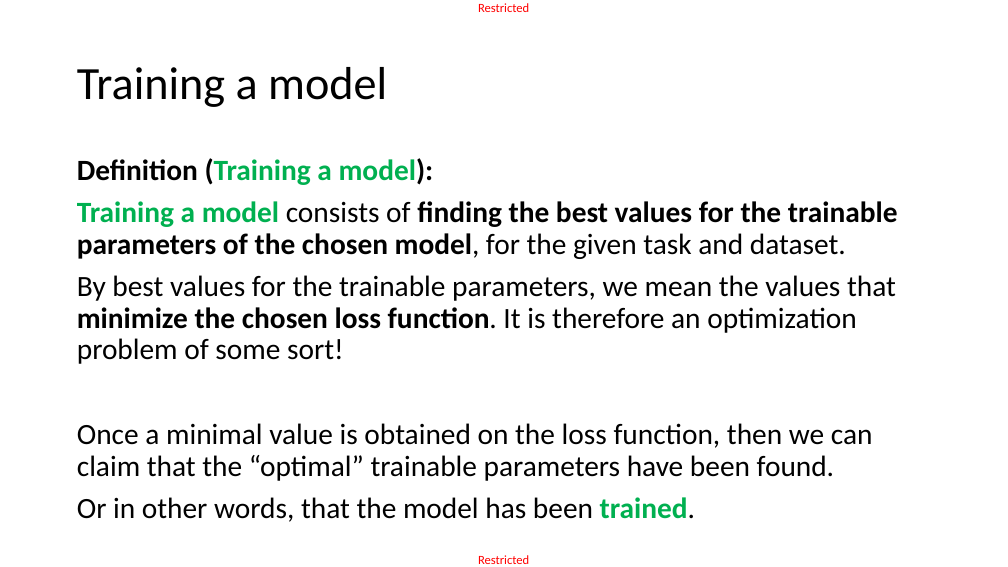
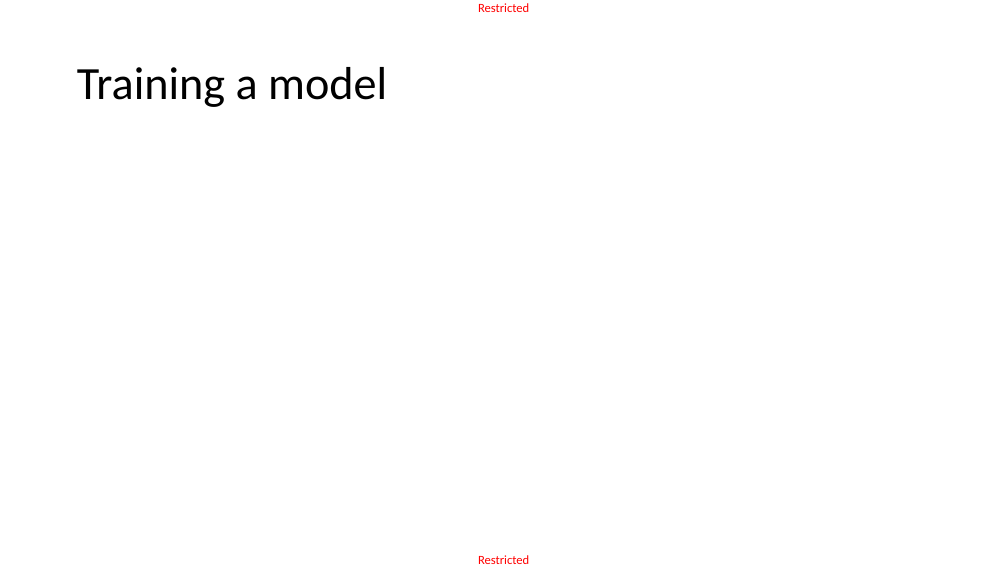
Before and after one commit to matthieudemari/SUTD_DL_50_039, a slide deck: slide 59 of W1/1. W1S1 final/W1S1.pptx. Drawn at 1008x567 pixels with LibreOffice and Linux fonts; fonts in the diff are those of the drawing; grey boxes stand for pictures. Boxes give left, top, right and bottom in pixels: in the first picture for what was removed or moved away, otherwise in the second. Text is boxed around its words. In the diff, an @@ line names an element or a change of style, - is before the commit and + after.

```diff
--- a/W1/1. W1S1 final/W1S1.pptx
+++ b/W1/1. W1S1 final/W1S1.pptx
@@ text removed at (77,158,898,522) @@
-Definition (Training a model):
-Training a model consists of finding the best values for the trainable parameters of the chosen model, for the given task and dataset.
-By best values for the trainable parameters, we mean the values that minimize the chosen loss function. It is therefore an optimization problem of some sort!
-Once a minimal value is obtained on the loss function, then we can claim that the “optimal” trainable parameters have been found.
-Or in other words, that the model has been trained.
```
Also in this commit, not shown: 8 other slides changed, 17 other files.
